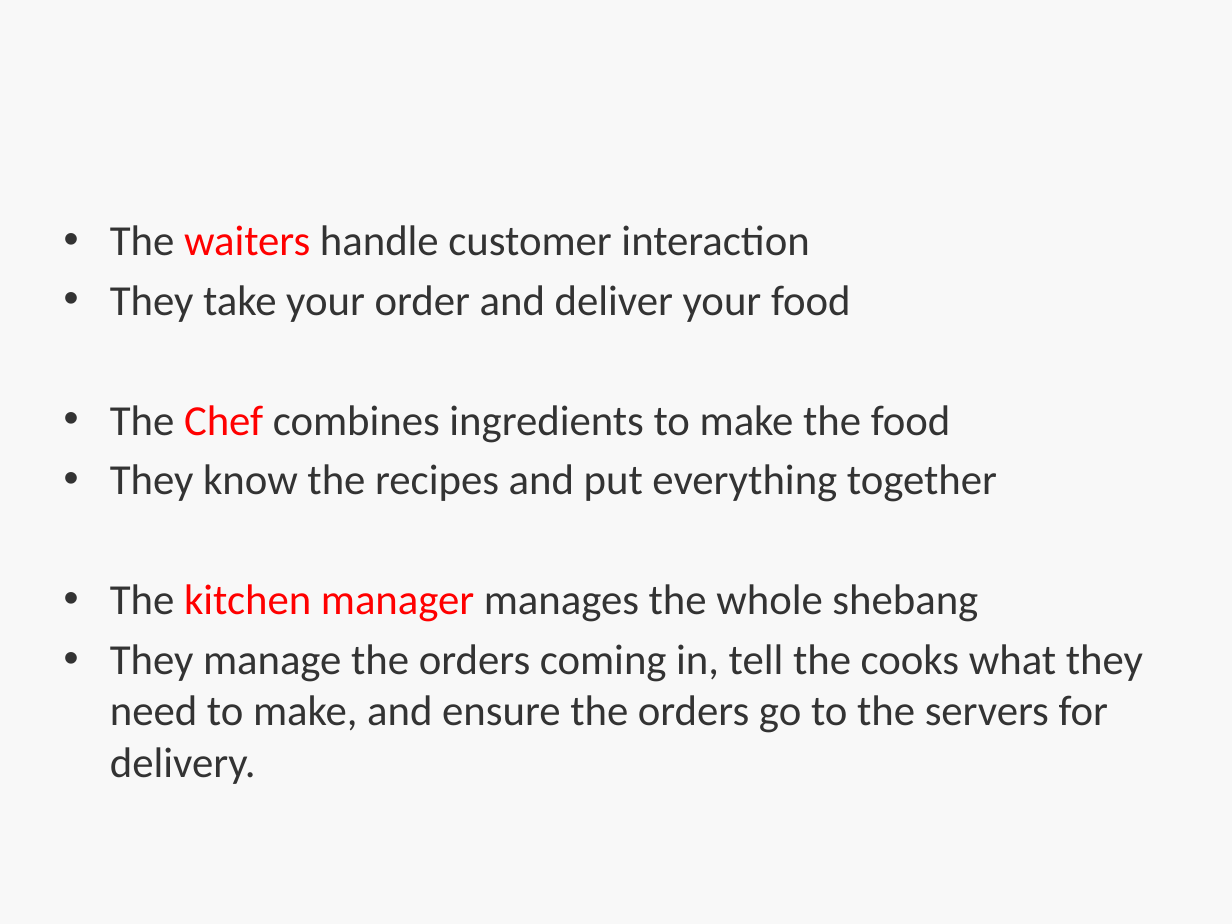
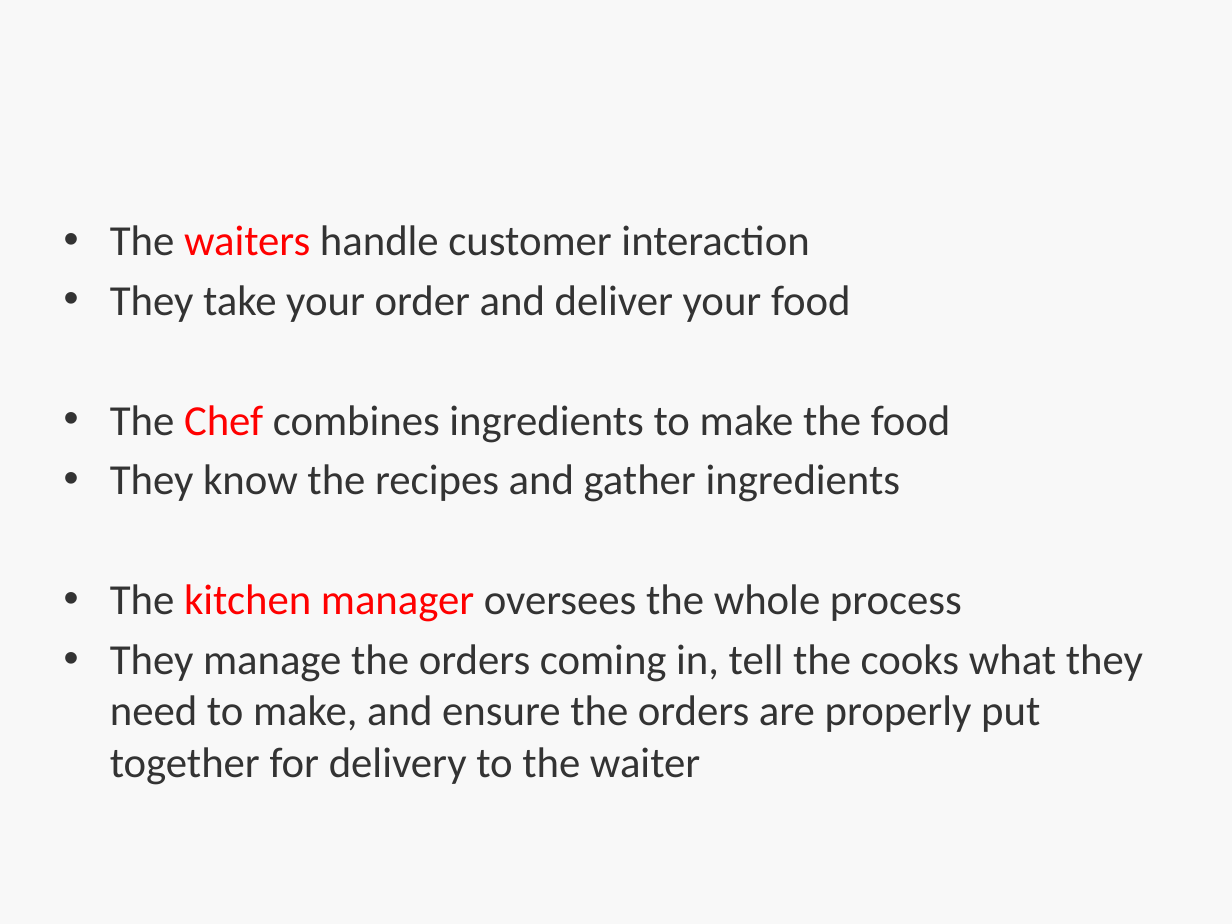
Before and after one commit to bootcoder/lectures, a slide deck: slide 10 of 1phase/mvc-single-res/HT-MVC.pptx (slide 9 before the commit). Drawn at 1232x924 pixels with LibreOffice and Linux fonts; fonts in the diff are those of the drawing; background and template pictures are left out. Boxes give left, top, right and bottom in pixels: in the first picture for what was removed or moved away, otherwise in the second. Text is boxed around its words. In the diff, an @@ line names an element or a change of style, - is before the commit and + after.

```diff
--- a/1phase/mvc-single-res/HT-MVC.pptx
+++ b/1phase/mvc-single-res/HT-MVC.pptx
@@ text at bbox=[110, 464, 1143, 785]: text changed @@
-• They know the recipes and put everything together
-• The kitchen manager manages the whole shebang
-• They manage the orders coming in, tell the cooks what they need to make, and ensure the orders go to the servers for delivery.
+• They know the recipes and gather ingredients
+• The kitchen manager oversees the whole process
+• They manage the orders coming in, tell the cooks what they need to make, and ensure the orders are properly put together for delivery to the waiter
```
Also in this commit, not shown: 5 other slides changed, 2 slides added, 1 other file.
